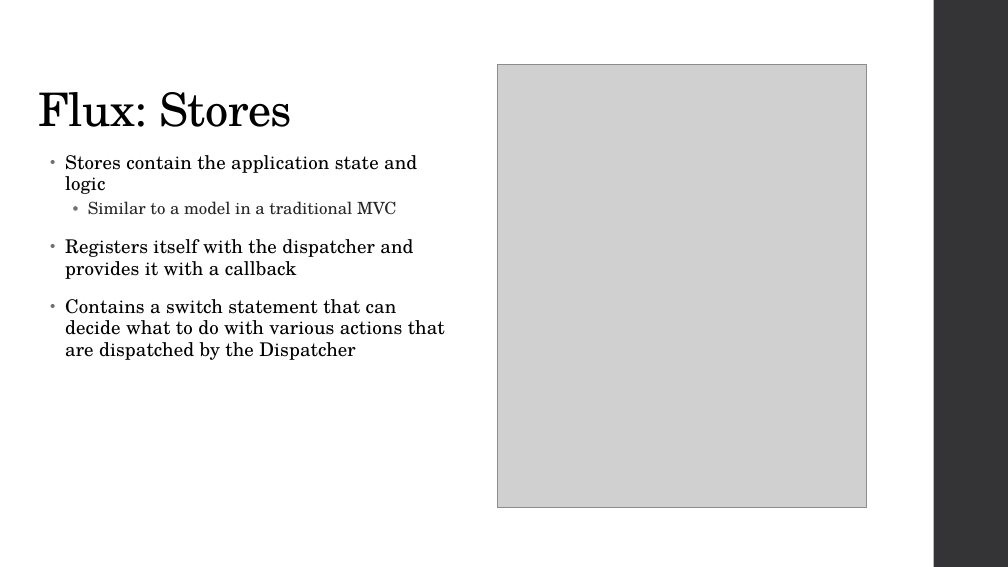
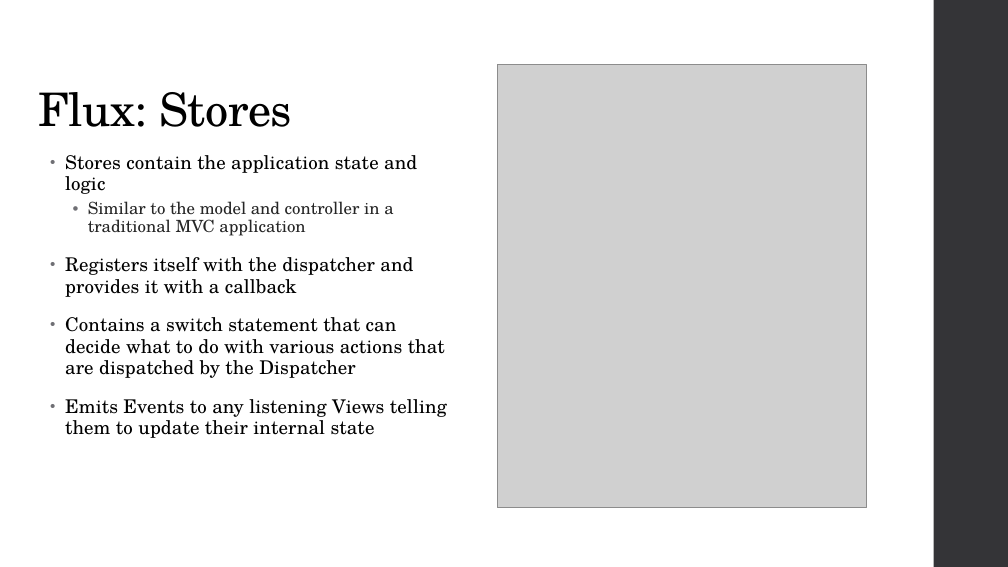
Before and after one commit to repkam09/react-flux-test, a slide deck: slide 6 of docs/Flux & React.pptx (slide 12 before the commit). Drawn at 1008x567 pixels with LibreOffice and Linux fonts; fonts in the diff are those of the drawing; grey boxes stand for pictures. Boxes give left, top, right and bottom in pixels: in the first picture for what was removed or moved away, otherwise in the second. Text is boxed around its words. In the diff, an @@ line names an element or a change of style, - is before the commit and + after.

Commit message:
Update powerpoint. Make demo show images instead of text

```diff
--- a/docs/Flux & React.pptx
+++ b/docs/Flux & React.pptx
@@ text at <box>88,201,393,236</box>: text changed @@
-  • Similar to a model in a traditional MVC
+  • Similar to the model and controller in a traditional MVC application
@@ text at <box>65,399,447,438</box>: paragraph added @@
+• Emits Events to any listening Views telling them to update their internal state
```
Also in this commit, not shown: 8 other slides changed, 6 slides added, 1 slide removed, 1 other file.
